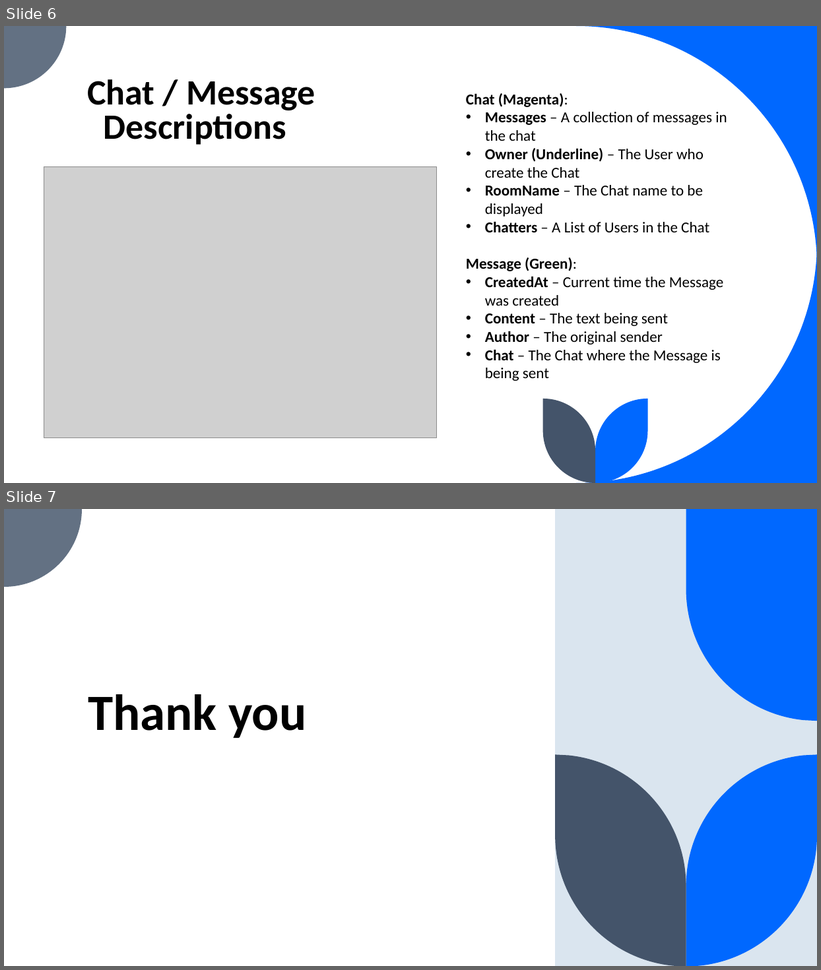
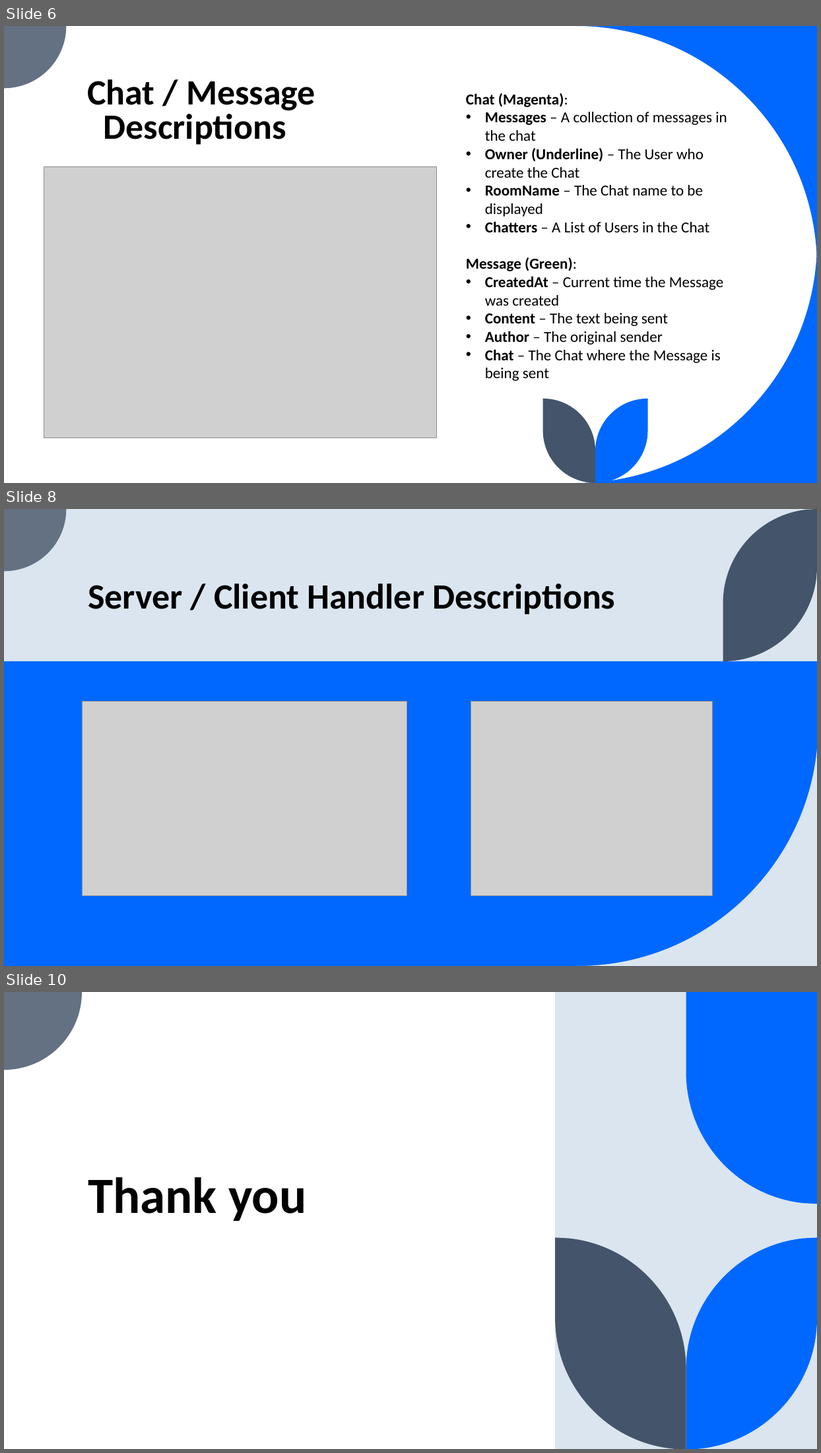
Before and after one commit to ZohebSharif/communicationsGroup4, a slide deck: Phase 2 Documents/Chat Relay – Design Presentation.pptx. Shown one above the other, each under a label of ours: slides 6 and 7 before the commit, slides 6, 8 and 10 after it; the slides between them are not shown. The pictures are 821x970 and 821x1453 pixels, drawn with LibreOffice and Linux fonts; fonts in the diff are those of the drawing; grey boxes stand for pictures. Boxes give left, top, right and bottom in pixels: in the first picture for what was removed or moved away, otherwise in the second. Text is boxed around its words. In the diff, an @@ line names an element or a change of style, - is before the commit and + after.

```diff
--- a/Phase 2 Documents/Chat Relay – Design Presentation.pptx
+++ b/Phase 2 Documents/Chat Relay – Design Presentation.pptx
@@ slide 8 added at (4, 509, 817, 966), background #DAE5EF; not listed: 1 template element that a slide beside it also shows @@
@@ freeform shape added at (723, 509, 817, 661), fill #44546A @@
@@ title added at (88, 584, 615, 615), 42 pt, text #000000, bold @@
+Server / Client Handler Descriptions
@@ rectangle added at (4, 661, 817, 966), fill #0068FF @@
@@ picture added at (82, 701, 408, 896) @@
@@ picture added at (471, 701, 713, 896) @@
@@ freeform shape added at (578, 725, 817, 966), fill #DAE5EF @@
@@ what was slide 7 is now slide 10 @@
```
Also in this commit, not shown: 1 slide changed, 2 other slides added.
